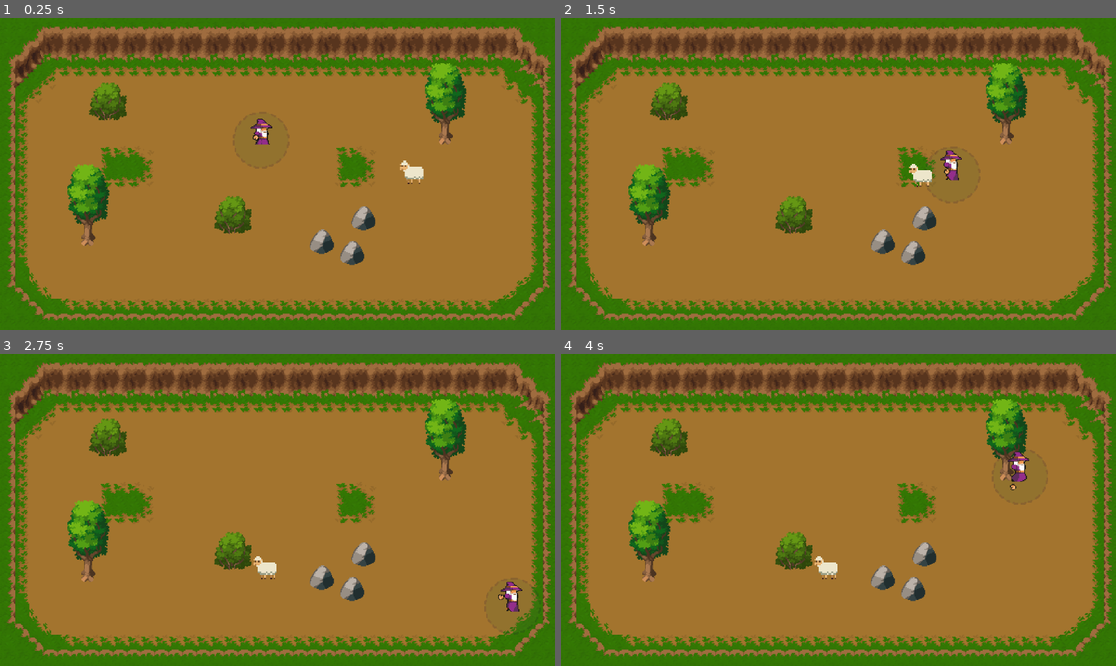
Above: before the commit, frames 1-4 (two rows, left to right).
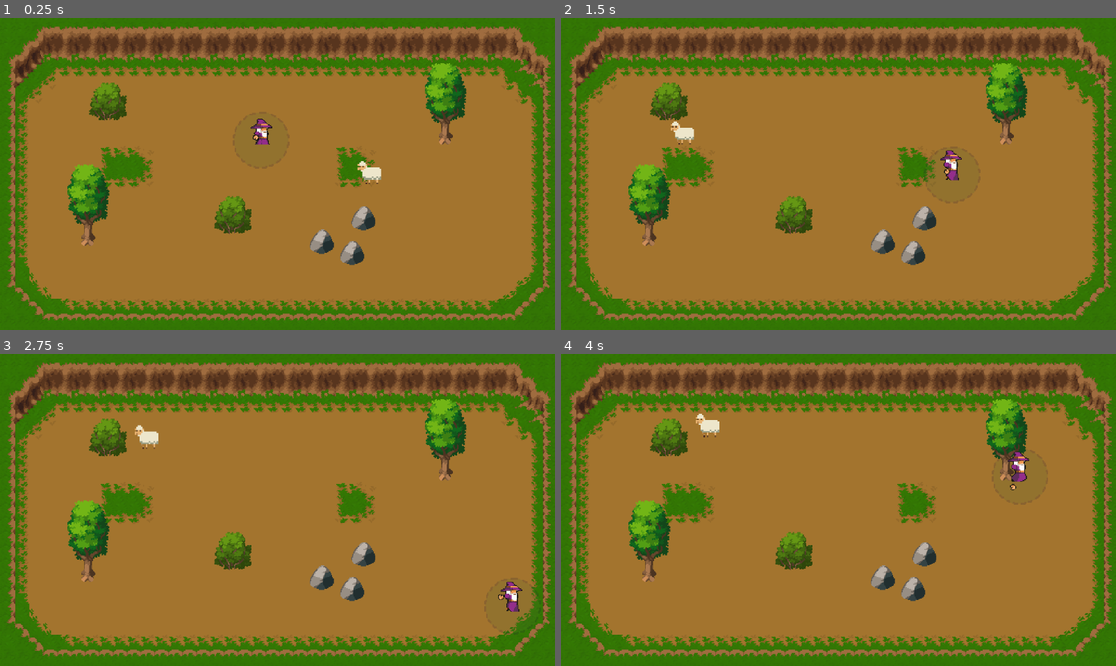
Above: after the commit, the same moments.

Repository: popo980/PSGJ-2024
Game: Godot game, scene res://Scene/Level_1.tscn
Two runs of this game, one before a commit and one after it. Both use one fixed random seed, a clock stepped at 60 frames per second and the inputs below.
Inputs (mouse positions are in pixels of both pictures, inside the frame that each line leads up to):
- Up to frame 1 (0.25 s): no input
- Up to frame 2 (1.5 s): move the mouse to (960, 158) at 0.52 s; press the mouse at (960, 158) at 0.53 s; hold D (WalkRight) 0.53-1.28 s; move the mouse to (727, 189) at 1.27 s; release the mouse at (727, 189) at 1.28 s; hold S (WalkDown) from 1.28 s (still down); right-click (727, 189) at 1.35 s
- Up to frame 3 (2.75 s): move the mouse to (333, 441) at 2.02 s; release S (WalkDown) at 2.03 s; press the mouse at (333, 441) at 2.03 s; hold D (WalkRight) from 2.03 s (still down)
- Up to frame 4 (4 s): move the mouse to (810, 572) at 2.77 s; release D (WalkRight) at 2.78 s; release the mouse at (810, 572) at 2.78 s; hold W (WalkUp) 2.78-3.53 s; right-click (810, 572) at 2.85 s; move the mouse to (1005, 556) at 3.52 s; press the mouse at (1005, 556) at 3.53 s; hold A (WalkLeft) from 3.53 s (still down)

The runs differ from the first frame. In frame 1, 0.4% of the frame differs, in the area x 64-77%, y 45-54%; in frame 2, 0.4%; in frame 3, 0.4%; in frame 4, 0.4%.

Commit message:
Update sheep.gd
bug mouton se tp

j'ai juste retiré delta du velocity, mis un nom au enum et regler 2erreurs, j'ai trop de mal a me retrouver dans ton code pour regler le probleme desole

Diff:
--- a/Script/sheep.gd
+++ b/Script/sheep.gd
@@ -1,6 +1,6 @@
 extends CharacterBody2D
 
-enum{
+enum STATE{
 	IDLE,
 	WALK,
 	BE_HIT
@@ -10,13 +10,13 @@
 const MAX_X = 290
 const MIN_Y = -100
 const MAX_Y = 120
-const SPEED = 2500.0
-const HIT_SPEED = 9000.0
+const SPEED = 500.0
+const HIT_SPEED = 900.0
 var speed
 var vel : Vector2
 var rand = RandomNumberGenerator.new()
 var time : float
-var state = IDLE
+var curState = STATE.IDLE
 var target : Vector2
 var threshold = 0.3
 var dead : bool
@@ -29,42 +29,42 @@
 
 func _physics_process(delta):
 	if not dead:
-		manageMov(delta)
+		manageMov()
+		time -= delta
 
-func manageMov(delta):
+func manageMov():
 	if time <= 0.0:
 		time = rand.randf_range(1.0, 6.0)
-		state = rand.randi_range(0,1)
+		curState = rand.randi_range(0,1)
 		target = find_target()
-		print("state: ", state)
+		print("state: ", curState)
 
-	match state:
-		WALK:
-			move(target, delta)
+	match curState:
+		STATE.WALK:
+			move(target)
 			animation.animation = "walk"
 			speed = SPEED
-		IDLE:
+		STATE.IDLE:
 			animation.animation = "idle"
-		BE_HIT:
+		STATE.BE_HIT:
 			speed = HIT_SPEED
-			move(target, delta)
-	time -= delta
+			move(target)
 
-func move(target, delta):
+func move(_target):
 	if target.distance_to(global_position) <= threshold:
 		print("STOP")
-		state = IDLE
+		curState = STATE.IDLE
 	var dir = (target - global_position).normalized()
-	velocity = (dir*speed - velocity) * delta
+	velocity = (dir*speed - velocity)
 	move_and_slide()
 
 func find_target():
 	return Vector2(rand.randf_range(MIN_X, MAX_X), randf_range(MIN_Y, MAX_Y))
 
 
-func _on_zone_contact_body_entered(body):
+func _on_zone_contact_body_entered(_body):
 	print("CONTACT")
-	state = WALK
+	curState = STATE.WALK
 
 func get_item():
 	return null
@@ -81,7 +81,7 @@
 
 func _on_ressources_hit_signal():
 	if not dead:
-		state = BE_HIT
+		curState = STATE.BE_HIT
 		animation.animation = "walk"
 		time = 1.0
 		target = -target
Not shown, added: Scene/LevF128.tmp
